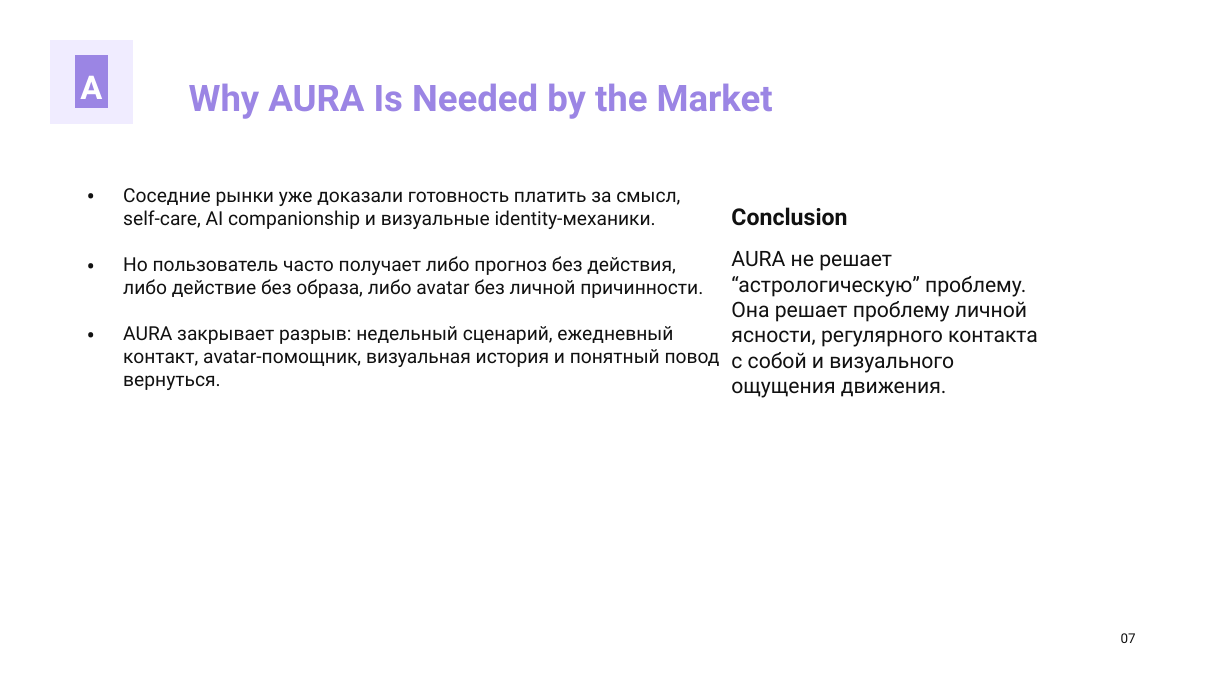
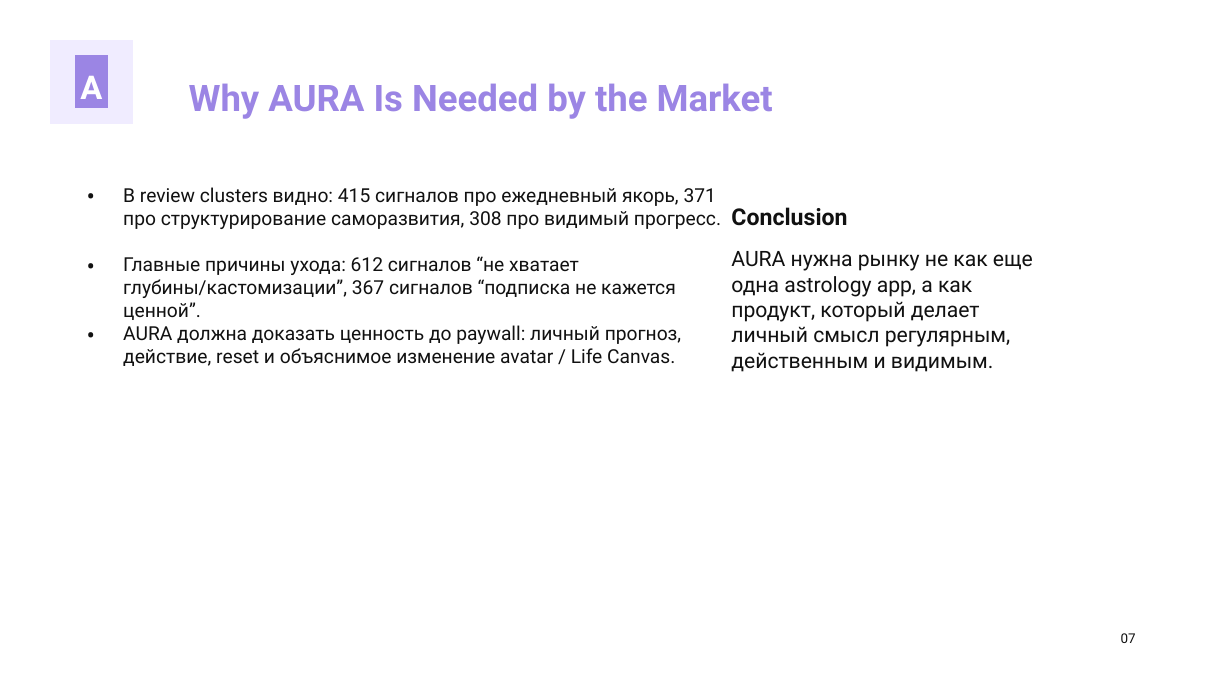
Before and after one commit to kirbudilov01/alina-research, a slide deck: slide 7 of output/pptx/AURA_TRENDVI_STYLE_DECK.pptx. Drawn at 1232x693 pixels with LibreOffice and Linux fonts; fonts in the diff are those of the drawing. Boxes give left, top, right and bottom in pixels: in the first picture for what was removed or moved away, otherwise in the second. Text is boxed around its words. In the diff, an @@ line names an element or a change of style, - is before the commit and + after.

Commit message:
Strengthen AURA deck with research data

```diff
--- a/output/pptx/AURA_TRENDVI_STYLE_DECK.pptx
+++ b/output/pptx/AURA_TRENDVI_STYLE_DECK.pptx
@@ text at [123,187,721,229]: text changed @@
-Соседние рынки уже доказали готовность платить за смысл, self-care, AI companionship и визуальные identity-механики.
+В review clusters видно: 415 сигналов про ежедневный якорь, 371 про структурирование саморазвития, 308 про видимый прогресс.
@@ text at [123,256,676,298]: text changed @@
-Но пользователь часто получает либо прогноз без действия, либо действие без образа, либо avatar без личной причинности.
+Главные причины ухода: 612 сигналов “не хватает глубины/кастомизации”, 367 сигналов “подписка не кажется ценной”.
@@ text at [731,251,1033,372]: text changed @@
-AURA не решает “астрологическую” проблему. Она решает проблему личной ясности, регулярного контакта с собой и визуального ощущения движения.
+AURA нужна рынку не как еще одна astrology app, а как продукт, который делает личный смысл регулярным, действенным и видимым.
@@ text at [123,325,682,366]: text changed @@
-AURA закрывает разрыв: недельный сценарий, ежедневный контакт, avatar-помощник, визуальная история и понятный повод вернуться.
+AURA должна доказать ценность до paywall: личный прогноз, действие, reset и объяснимое изменение avatar / Life Canvas.
```
Also in this commit, not shown: 16 other slides changed, 3 other files.
